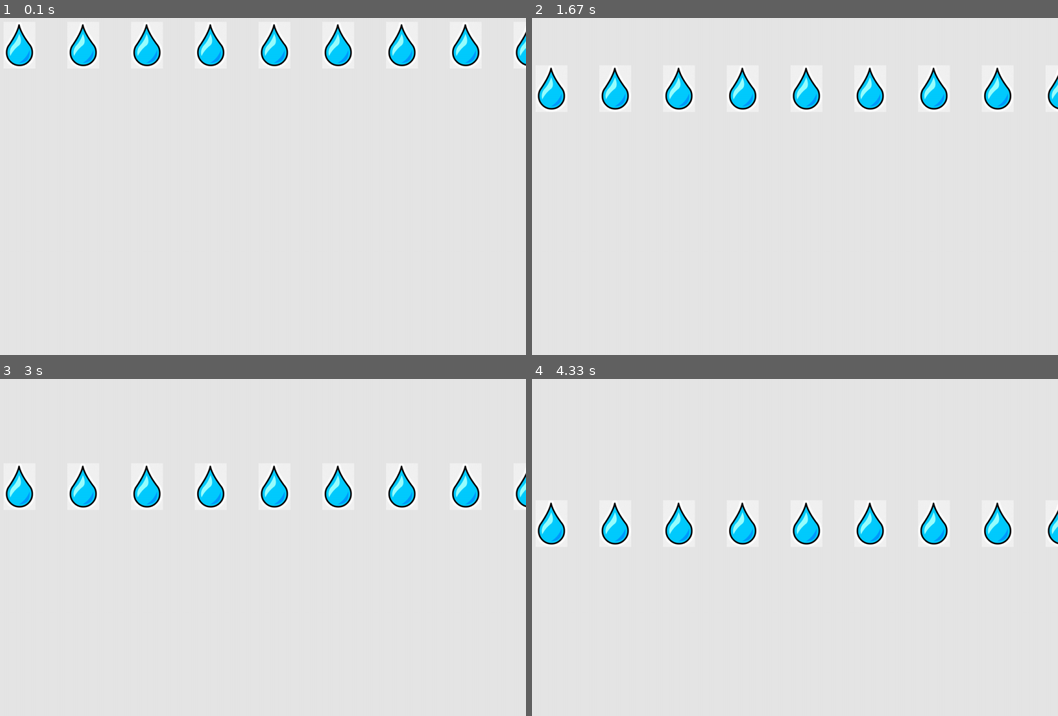
Above: before the commit, frames 1-4 (two rows, left to right).
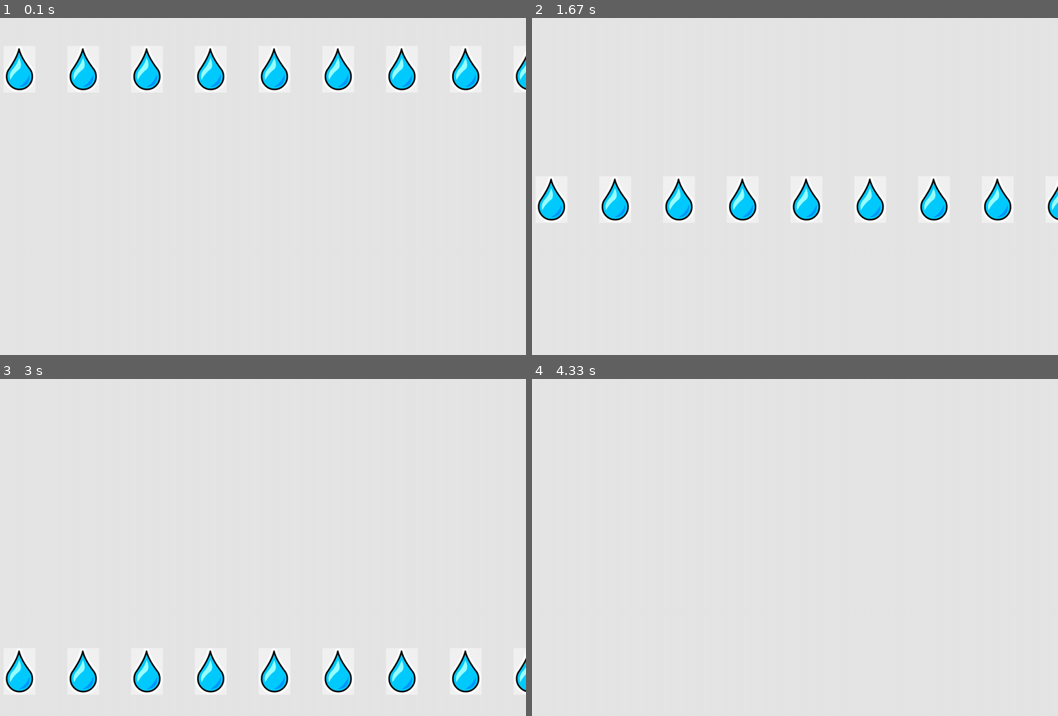
Above: after the commit, the same moments.

Repository: viniwell/pygame
Game: pygame game, started from rain.py
The game is run twice, just before and just after one commit, with the same random seed, the same clock (stepped at 60 frames per second) and the same inputs.
Inputs:
- Up to frame 1 (0.1 s): no input
- Up to frame 2 (1.67 s): no input
- Up to frame 3 (3 s): no input
- Up to frame 4 (4.33 s): no input

The runs differ from the first frame. In frame 1, 6.5% of the frame differs, in the area x 0-100%, y 1-23%; in frame 2, 7.7%; in frame 3, 7.8%, in the area x 0-100%, y 25-94%; in frame 4, 3.9%.

Commit message:
add catcher

Diff:
--- /dev/null
+++ b/catcher.py
@@ -0,0 +1,84 @@
+import sys
+import pygame
+import random
+class Ball:
+    def __init__(self, catcher_game, x=None,y=None):
+        self.screen=catcher_game.screen
+        self.image=pygame.image.load('ball.png')
+        self.rect=self.image.get_rect()
+        if x:
+            self.rect.x=x
+            self.rect.y=y
+        else:
+            self.rect.x=self.rect.width
+            self.rect.y=self.rect.height
+        #збереження точної горизонтальної позиції
+        self.y=float(self.rect.y)
+        self.x=float(self.rect.x)
+    def update(self):
+        self.y+=1
+        self.rect.y=self.y
+    def blitme(self):
+        self.screen.blit(self.image, self.rect)
+class Catcher:
+    def __init__(self, catcher_game):
+        self.screen=catcher_game.screen
+        self.screen_rect=self.screen.get_rect()
+        self.image=pygame.image.load('catcher.png')
+        self.rect=self.image.get_rect()
+        self.rect.x=self.rect.width
+        self.rect.y=self.rect.height
+        #збереження точної горизонтальної позиції
+        self.x=float(self.rect.x)
+        self.moving_right=False
+        self.moving_left=False
+    def update(self):
+        if self.moving_right and self.rect.right<self.screen_rect.right:
+            self.x+=3
+        if self.moving_left and self.rect.left>0:
+            self.x-=3
+        self.rect.x=self.x
+    def blitme(self):
+        self.screen.blit(self.image, self.rect)
+class Game:
+    def __init__(self):
+        self.screen = pygame.display.set_mode((1200, 800))
+        self.screen_width = self.screen.get_rect().width
+        self.screen_height = self.screen.get_rect().height
+        self.catcher=Catcher(catcher_game=self)
+        self.ball=Ball(x=random.randint(0, self.screen_width), y=random.randint(0, self.screen_height-200),catcher_game=self)
+        self.catcher.rect.bottom=self.screen.get_rect().bottom
+    def run_game(self):
+        while True:
+            self._check_ball()
+            self._check_events()
+            self._update_catcher()
+            self._update_screen()
+    def _update_catcher(self):
+        self.catcher.update()
+    def _check_events(self):
+        for event in pygame.event.get():
+            if event.type==pygame.QUIT:
+                sys.exit()
+            if event.type==pygame.KEYDOWN:
+                if event.key==pygame.K_RIGHT:
+                    self.catcher.moving_right=True
+                if event.key==pygame.K_LEFT:
+                    self.catcher.moving_left=True
+            if event.type==pygame.KEYUP:
+                if event.key==pygame.K_RIGHT:
+                    self.catcher.moving_right=False
+                if event.key==pygame.K_LEFT:
+                    self.catcher.moving_left=False
+    def _check_ball(self):
+        if (self.catcher.rect.top<=self.ball.rect.bottom<self.catcher.rect.bottom and (self.catcher.rect.left<self.ball.rect.left<self.catcher.rect.right or self.catcher.rect.left<self.ball.rect.right<self.catcher.rect.right)) or self.ball.rect.bottom==self.screen_height:
+            self.ball=Ball(x=random.randint(0, self.screen_width), y=random.randint(0, self.screen_height-200),catcher_game=self)
+        else:
+            self.ball.update()
+    def _update_screen(self):
+        self.screen.fill((230, 230, 230))
+        self.catcher.blitme()
+        self.ball.blitme()
+        pygame.display.flip()
+game=Game()
+game.run_game()
--- a/rain.py
+++ b/rain.py
@@ -13,9 +13,9 @@
         self.rect.x=self.rect.width
         self.rect.y=self.rect.height
         #збереження точної горизонтальної позиції
-        self.y=float(self.rect.x)
+        self.y=float(self.rect.y)
     def update(self):
-        self.y+=1
+        self.y+=3
         self.rect.y=self.y
     def blitme(self):
         self.screen.blit(self.image, self.rect)
@@ -62,7 +62,7 @@
         pygame.display.flip()
     def check_edges(self):
         for drop in self.stars:
-            if drop.rect.top>self.screen_height:
+            if drop.rect.top>self.screen_height-200:
                 self.stars.remove(drop)
 ss=Rain()
 ss.run_game()
